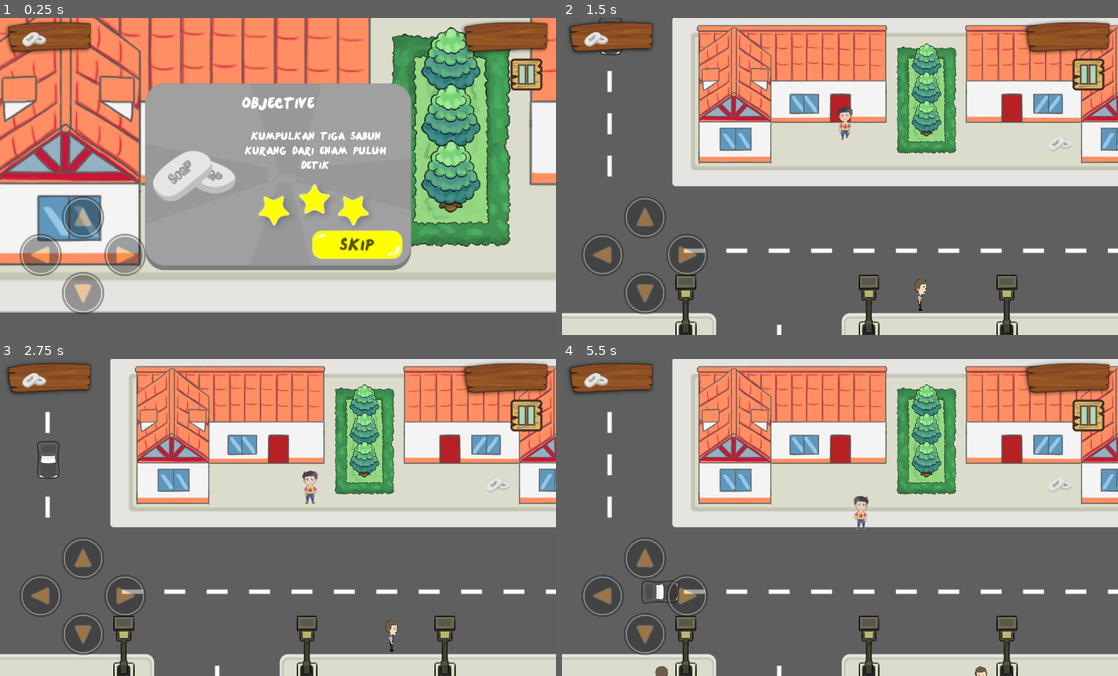
Above: before the commit, frames 1-4 (two rows, left to right).
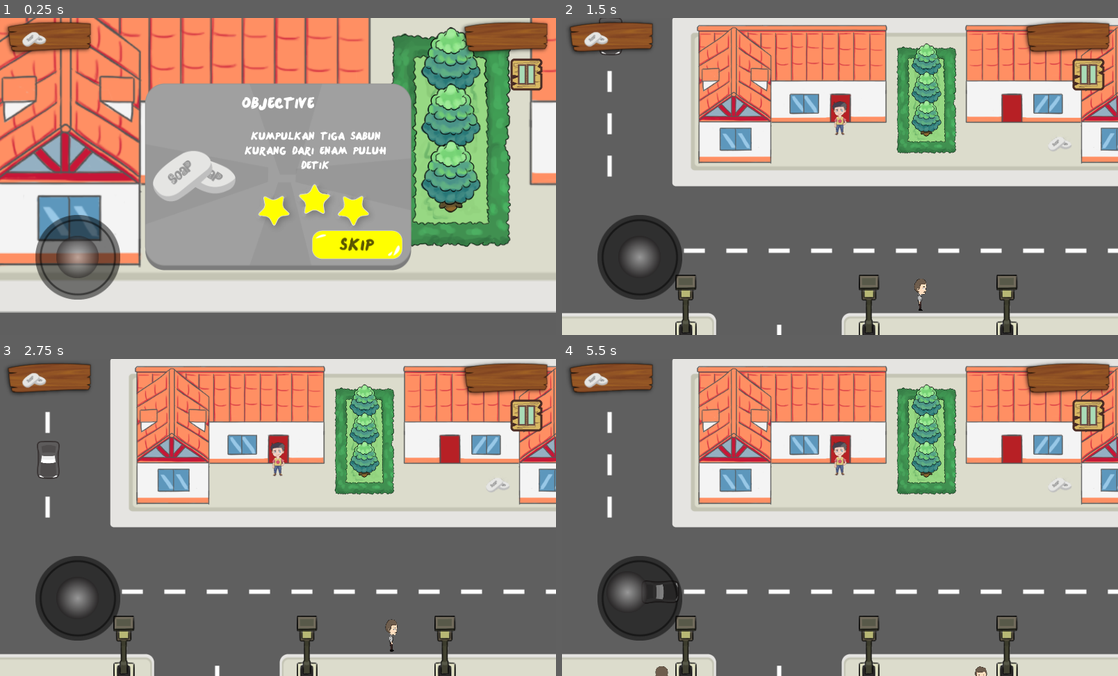
Above: after the commit, the same moments.

Repository: aditgocendra/Prevent-Virus
Game: Godot game, scene res://src/Game/Stage5/Stage5.tscn
Same seed, same stepped clock (60 frames per second), same inputs: the game is played once before the commit and once after it. This scene is started directly instead of the project's main scene.
Inputs (mouse positions are in pixels of both pictures, inside the frame that each line leads up to):
- Up to frame 1 (0.25 s): no input
- Up to frame 2 (1.5 s): click (917, 243) at 0.5 s; move the mouse to (962, 160) at 1.27 s; hold D (move_right) from 1.28 s (still down); hold S (move_bottom) from 1.28 s (still down); click (962, 160) at 1.42 s
- Up to frame 3 (2.75 s): tap W (move_top) at 1.55 s; release D (move_right) at 2 s; release S (move_bottom) at 2 s; drag from (166, 533) to (322, 485) at 2.02 s
- Up to frame 4 (5.5 s): move the mouse to (895, 447) at 2.77 s; hold D (move_right) 2.78-3.5 s; hold S (move_bottom) 2.78-3.5 s; tap W (move_top) at 3.05, 4.55 s; drag from (812, 580) to (1062, 482) at 3.52 s; move the mouse to (1006, 565) at 4.27 s; hold A (move_left) 4.28-5 s; hold F (pick_up) 4.28-5 s; drag from (673, 469) to (628, 593) at 5.02 s

The runs differ from the first frame. In frame 1, 4.6% of the frame differs, in the area x 3-27%, y 56-94%; in frame 2, 3.6%; in frame 3, 3.6%; in frame 4, 3.8%.

Commit message:
change navigation to joystick

Diff:
--- /dev/null
+++ b/src/Actor/Player/Joystick.gd
@@ -0,0 +1,59 @@
+extends TouchScreenButton
+
+var radius = Vector2(32, 32)
+var boundary = 64
+
+
+var ongoing_drag = -1
+
+var return_accel = 20
+
+var threshold = 10
+
+func _process(delta):
+	if ongoing_drag == -1:
+		var pos_difference = (Vector2(0, 0) - radius) - position
+		position += pos_difference * return_accel * delta
+
+
+
+
+func get_button_pos():
+	return position + radius
+
+func _input(event):
+	if event is InputEventScreenDrag or (event is InputEventScreenTouch and event.is_pressed()):
+		var event_dist_from_centre = (event.position - get_parent().global_position).length()
+
+		if event_dist_from_centre <= boundary * global_scale.x or event.get_index() == ongoing_drag:
+			set_global_position(event.position - radius * global_scale)
+
+			if get_button_pos().length() > boundary:
+				set_position( get_button_pos().normalized() * boundary - radius)
+
+			ongoing_drag = event.get_index()
+
+	if event is InputEventScreenTouch and !event.is_pressed() and event.get_index() == ongoing_drag:
+		ongoing_drag = -1
+
+func get_8_direction():
+	if get_button_pos().length() > threshold:
+		return get_button_pos().normalized()
+	return Vector2(0, 0)
+
+func get_4_direction():
+	var value = get_button_pos()
+
+
+	if value.y > 0 and value.y > 32:
+		value = Vector2(0,1)
+	elif value.y < 0 and value.y < -32:
+		value = Vector2(0,-1)
+	elif value.x > 0 and value.x > 32:
+		value = Vector2(1,0)
+	elif value.x < 0 and value.x < -32:
+		value = Vector2(-1,0)
+	else : value = Vector2.ZERO
+
+
+	return value
--- /dev/null
+++ b/src/Actor/Player/Joystick.tscn
@@ -0,0 +1,18 @@
+[gd_scene load_steps=5 format=2]
+
+[ext_resource path="res://assets/Button/BackgroundJoystick.png" type="Texture" id=1]
+[ext_resource path="res://assets/Button/Joystick.png" type="Texture" id=2]
+[ext_resource path="res://src/Actor/Player/Joystick.gd" type="Script" id=3]
+
+[sub_resource type="CircleShape2D" id=1]
+radius = 32.0
+
+[node name="Joystick" type="Sprite"]
+position = Vector2( 450.72, 253.951 )
+texture = ExtResource( 1 )
+
+[node name="Joy" type="TouchScreenButton" parent="."]
+position = Vector2( -32, -32 )
+normal = ExtResource( 2 )
+shape = SubResource( 1 )
+script = ExtResource( 3 )
--- a/src/Actor/Player/Player.gd
+++ b/src/Actor/Player/Player.gd
@@ -11,6 +11,7 @@
 onready var spray_button = $ControlInterface/RightContainer
 onready var area_spray = $AreaSpray
 onready var area_col_spray = $AreaSpray/CollisionPolygon2D
+onready var joystick = $ControlInterface/Joystick/Joy
 
 var sfx_data
 
@@ -47,6 +48,8 @@
 
 		if Input.is_action_pressed("move_bottom"):
 			direction.y += 1
+
+		direction = joystick.get_4_direction()
 
 
 	# Area spray rotation
--- a/src/Actor/Player/Player.tscn
+++ b/src/Actor/Player/Player.tscn
@@ -116,10 +116,7 @@
 [ext_resource path="res://assets/Actor/Player/WithMask/walk side masker0003.png" type="Texture" id=114]
 [ext_resource path="res://assets/Actor/Player/WithMask/walk side masker0013.png" type="Texture" id=115]
 [ext_resource path="res://assets/Actor/Player/WithMask/walk side masker0020.png" type="Texture" id=116]
-[ext_resource path="res://assets/Button/Right.png" type="Texture" id=117]
-[ext_resource path="res://assets/Button/Top.png" type="Texture" id=118]
-[ext_resource path="res://assets/Button/Bottom.png" type="Texture" id=119]
-[ext_resource path="res://assets/Button/Left.png" type="Texture" id=120]
+[ext_resource path="res://src/Actor/Player/Joystick.tscn" type="PackedScene" id=117]
 [ext_resource path="res://assets/Button/Grab-Button.png" type="Texture" id=121]
 [ext_resource path="res://assets/Button/64x64d_button--B--16.png" type="Texture" id=122]
 [ext_resource path="res://assets/Background/FrameWin.png" type="Texture" id=123]
@@ -146,12 +143,8 @@
 [ext_resource path="res://assets/Actor/Player/Spray/depan0004.png" type="Texture" id=144]
 [ext_resource path="res://assets/Actor/Player/Spray/kanan0003.png" type="Texture" id=145]
 [ext_resource path="res://assets/Actor/Player/Spray/kanan0001.png" type="Texture" id=146]
-[ext_resource path="res://assets/Button/ActiveRight.png" type="Texture" id=147]
 [ext_resource path="res://assets/Button/ActiveBtnSpray.png" type="Texture" id=148]
-[ext_resource path="res://assets/Button/ActiveBottom.png" type="Texture" id=149]
 [ext_resource path="res://assets/Button/ActiveBtnGrab.png" type="Texture" id=150]
-[ext_resource path="res://assets/Button/ActiveTop.png" type="Texture" id=151]
-[ext_resource path="res://assets/Button/ActiveLeft.png" type="Texture" id=152]
 [ext_resource path="res://assets/Sound/SFX/Footstep_Tile_Right_2.wav" type="AudioStream" id=153]
 [ext_resource path="res://assets/Button/HomeBtn.png" type="Texture" id=154]
 
@@ -167,44 +160,44 @@
 "name": "Back",
 "speed": 11.0
 }, {
-"frames": [ ExtResource( 77 ), ExtResource( 75 ), ExtResource( 79 ), ExtResource( 78 ), ExtResource( 87 ), ExtResource( 83 ), ExtResource( 69 ), ExtResource( 68 ), ExtResource( 65 ), ExtResource( 88 ), ExtResource( 76 ), ExtResource( 84 ), ExtResource( 66 ), ExtResource( 85 ), ExtResource( 70 ), ExtResource( 80 ), ExtResource( 71 ) ],
-"loop": true,
-"name": "IdleMask",
-"speed": 17.0
+"frames": [ ExtResource( 86 ), ExtResource( 67 ), ExtResource( 72 ), ExtResource( 73 ), ExtResource( 74 ), ExtResource( 81 ), ExtResource( 82 ), ExtResource( 98 ), ExtResource( 105 ), ExtResource( 97 ), ExtResource( 104 ) ],
+"loop": true,
+"name": "FrontMask",
+"speed": 11.0
+}, {
+"frames": [ ExtResource( 146 ), ExtResource( 141 ), ExtResource( 145 ), ExtResource( 134 ), ExtResource( 143 ), ExtResource( 139 ) ],
+"loop": true,
+"name": "SpraySide",
+"speed": 6.0
+}, {
+"frames": [ ExtResource( 64 ), ExtResource( 52 ), ExtResource( 57 ), ExtResource( 32 ), ExtResource( 62 ), ExtResource( 38 ), ExtResource( 55 ), ExtResource( 37 ), ExtResource( 30 ), ExtResource( 58 ), ExtResource( 35 ) ],
+"loop": true,
+"name": "Front",
+"speed": 11.0
+}, {
+"frames": [ ExtResource( 142 ), ExtResource( 129 ), ExtResource( 132 ), ExtResource( 144 ), ExtResource( 136 ), ExtResource( 130 ) ],
+"loop": true,
+"name": "SprayFront",
+"speed": 6.0
 }, {
 "frames": [ ExtResource( 140 ), ExtResource( 135 ), ExtResource( 138 ), ExtResource( 133 ), ExtResource( 131 ), ExtResource( 137 ) ],
 "loop": true,
 "name": "SprayBack",
 "speed": 6.0
 }, {
-"frames": [ ExtResource( 86 ), ExtResource( 67 ), ExtResource( 72 ), ExtResource( 73 ), ExtResource( 74 ), ExtResource( 81 ), ExtResource( 82 ), ExtResource( 98 ), ExtResource( 105 ), ExtResource( 97 ), ExtResource( 104 ) ],
-"loop": true,
-"name": "FrontMask",
-"speed": 11.0
-}, {
 "frames": [ ExtResource( 102 ), ExtResource( 108 ), ExtResource( 114 ), ExtResource( 111 ), ExtResource( 93 ), ExtResou …(365 unchanged characters)…
 "loop": true,
 "name": "SideMask",
 "speed": 24.0
 }, {
-"frames": [ ExtResource( 142 ), ExtResource( 129 ), ExtResource( 132 ), ExtResource( 144 ), ExtResource( 136 ), ExtResource( 130 ) ],
-"loop": true,
-"name": "SprayFront",
-"speed": 6.0
-}, {
-"frames": [ ExtResource( 146 ), ExtResource( 141 ), ExtResource( 145 ), ExtResource( 134 ), ExtResource( 143 ), ExtResource( 139 ) ],
-"loop": true,
-"name": "SpraySide",
-"speed": 6.0
-}, {
-"frames": [ ExtResource( 64 ), ExtResource( 52 ), ExtResource( 57 ), ExtResource( 32 ), ExtResource( 62 ), ExtResource( 38 ), ExtResource( 55 ), ExtResource( 37 ), ExtResource( 30 ), ExtResource( 58 ), ExtResource( 35 ) ],
-"loop": true,
-"name": "Front",
-"speed": 11.0
-}, {
 "frames": [ ExtResource( 1 ), ExtResource( 9 ), ExtResource( 8 ), ExtResource( 2 ), ExtResource( 10 ), ExtResource( 11  …(208 unchanged characters)…
 "loop": true,
 "name": "Idle",
+"speed": 17.0
+}, {
+"frames": [ ExtResource( 77 ), ExtResource( 75 ), ExtResource( 79 ), ExtResource( 78 ), ExtResource( 87 ), ExtResource( 83 ), ExtResource( 69 ), ExtResource( 68 ), ExtResource( 65 ), ExtResource( 88 ), ExtResource( 76 ), ExtResource( 84 ), ExtResource( 66 ), ExtResource( 85 ), ExtResource( 70 ), ExtResource( 80 ), ExtResource( 71 ) ],
+"loop": true,
+"name": "IdleMask",
 "speed": 17.0
 } ]
 
@@ -268,38 +261,8 @@
 
 [node name="ControlInterface" type="CanvasLayer" parent="."]
 
-[node name="NavButton" type="Control" parent="ControlInterface"]
-margin_left = 29.0
-margin_top = 270.135
-margin_right = 221.0
-margin_bottom = 448.135
-__meta__ = {
-"_edit_use_anchors_": false
-}
-
-[node name="Top" type="TouchScreenButton" parent="ControlInterface/NavButton"]
-position = Vector2( 64, 0 )
-normal = ExtResource( 118 )
-pressed = ExtResource( 151 )
-action = "move_top"
-
-[node name="Bottom" type="TouchScreenButton" parent="ControlInterface/NavButton"]
-position = Vector2( 64, 114 )
-normal = ExtResource( 119 )
-pressed = ExtResource( 149 )
-action = "move_bottom"
-
-[node name="Right" type="TouchScreenButton" parent="ControlInterface/NavButton"]
-position = Vector2( 128, 57 )
-normal = ExtResource( 117 )
-pressed = ExtResource( 147 )
-action = "move_right"
-
-[node name="Left" type="TouchScreenButton" parent="ControlInterface/NavButton"]
-position = Vector2( 0, 57 )
-normal = ExtResource( 120 )
-pressed = ExtResource( 152 )
-action = "move_left"
+[node name="Joystick" parent="ControlInterface" instance=ExtResource( 117 )]
+position = Vector2( 117.468, 361.927 )
 
 [node name="Grab" type="TouchScreenButton" parent="ControlInterface"]
 visible = false
--- a/src/UserInterface/MainMenu/MainMenu.tscn
+++ b/src/UserInterface/MainMenu/MainMenu.tscn
@@ -52,6 +52,7 @@
 }
 
 [node name="Header" type="TextureRect" parent="Fader/Background"]
+modulate = Color( 0.67451, 0.247059, 0.247059, 1 )
 anchor_left = 0.5
 anchor_right = 0.5
 margin_left = -258.5
--- a/src/UserInterface/Settings/Settings.tscn
+++ b/src/UserInterface/Settings/Settings.tscn
@@ -31,6 +31,7 @@
 }
 
 [node name="Fader" parent="." instance=ExtResource( 1 )]
+color = Color( 0, 0, 0, 0 )
 
 [node name="Background" type="TextureRect" parent="Fader"]
 show_behind_parent = true
--- a/src/UserInterface/Stage/Stage.tscn
+++ b/src/UserInterface/Stage/Stage.tscn
@@ -23,7 +23,6 @@
 }
 
 [node name="Fader" parent="." instance=ExtResource( 7 )]
-color = Color( 0, 0, 0, 0 )
 
 [node name="Background" type="TextureRect" parent="Fader"]
 show_behind_parent = true
Binary file added: assets/Button/BackgroundJoystick.png
Not shown, added: assets/Button/BackgroundJoystick.png.import
Binary file added: assets/Button/Joystick.png
Not shown, added: assets/Button/Joystick.png.import
Not shown: 1 places in src/Actor/Player/Player.tscn that only renumber resources
Not shown, changed: debug.keystore
